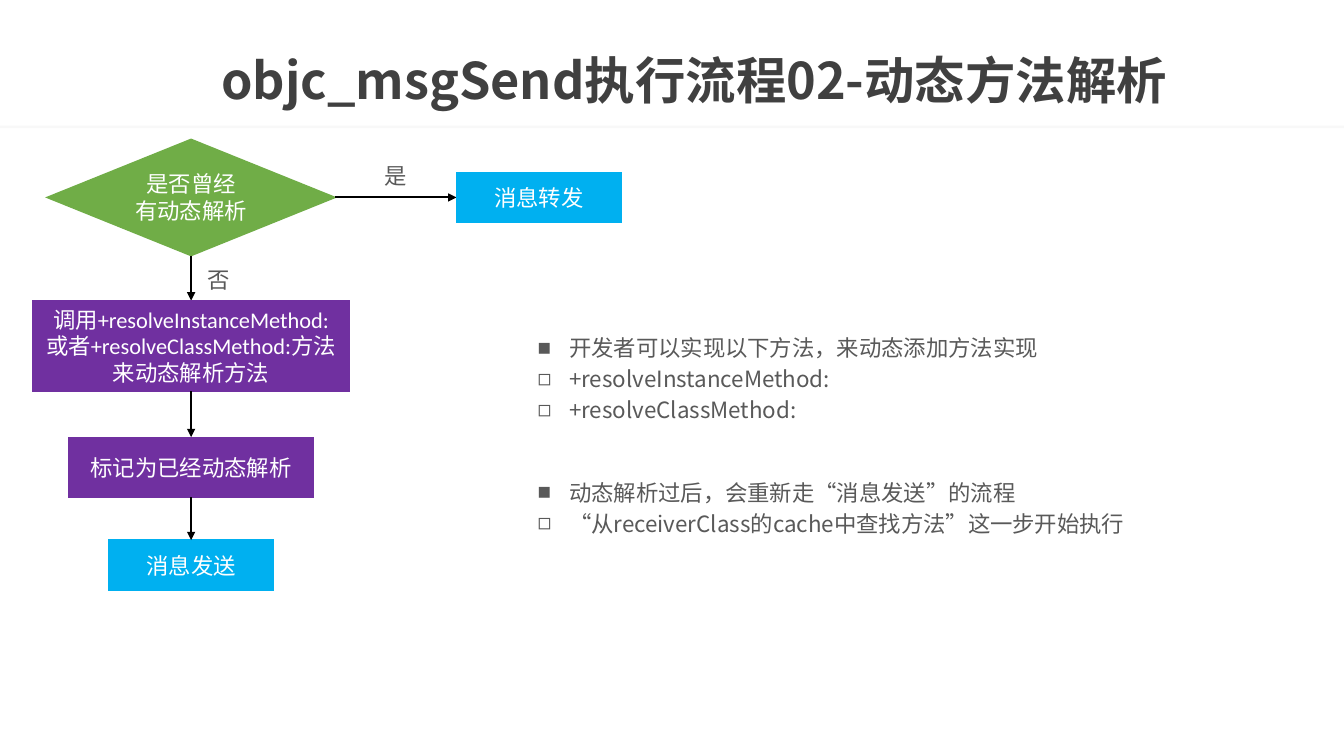
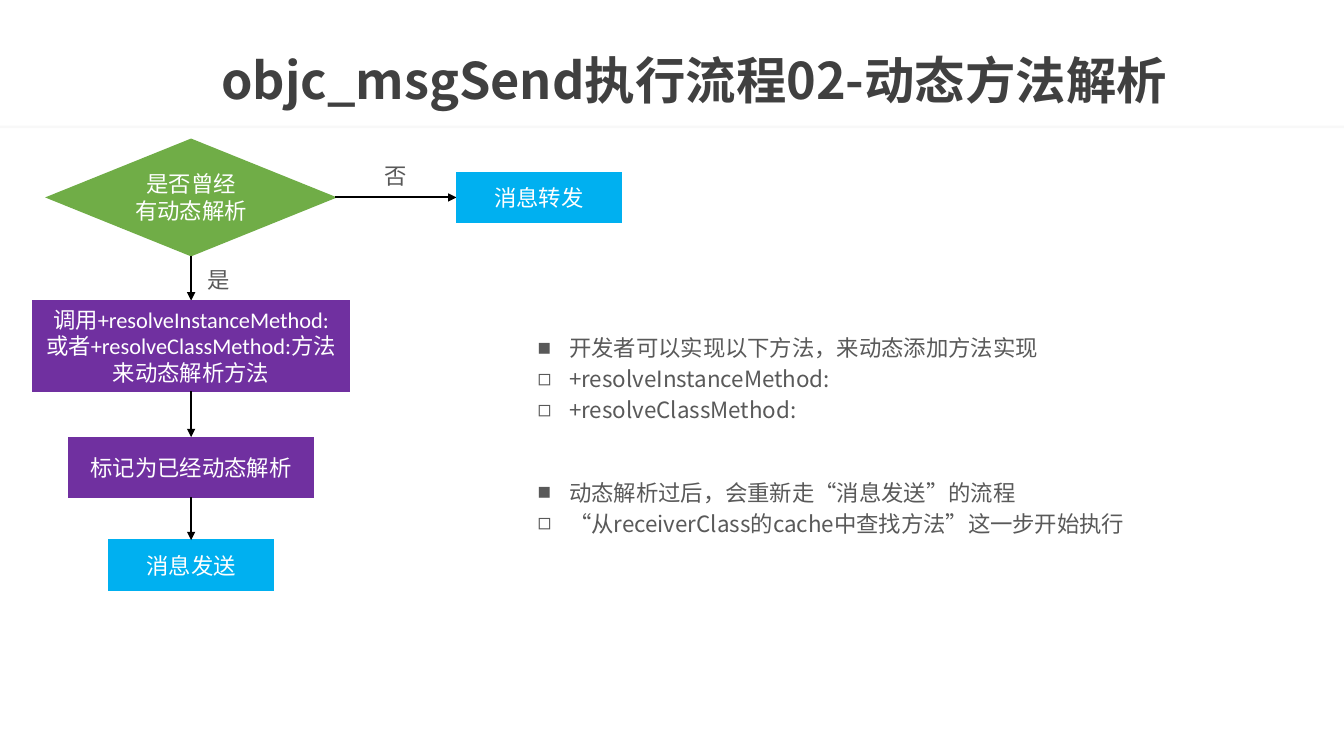
Before and after one commit to Jentlezhi/oc_object, a slide deck: slide 23 of document/底层课件/02-Runtime.pptx. Drawn at 1344x756 pixels with LibreOffice and Linux fonts; fonts in the diff are those of the drawing; background and template pictures are left out. Boxes give left, top, right and bottom in pixels: in the first picture for what was removed or moved away, otherwise in the second. Text is boxed around its words. In the diff, an @@ line names an element or a change of style, - is before the commit and + after.

```diff
--- a/document/底层课件/02-Runtime.pptx
+++ b/document/底层课件/02-Runtime.pptx
@@ text at (385, 166, 407, 186): text changed @@
-是
+否
@@ text at (207, 270, 229, 290): text changed @@
-否
+是
```
Also in this commit, not shown: 6 other files.
